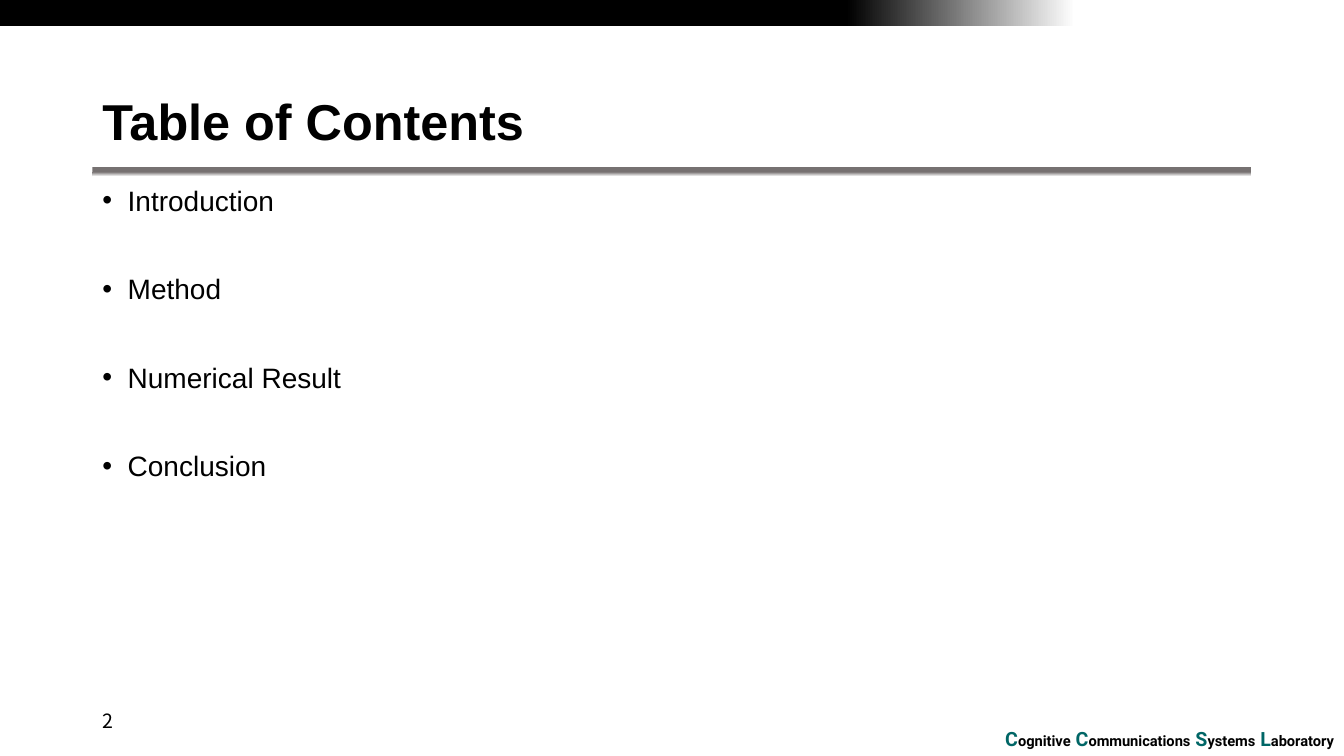
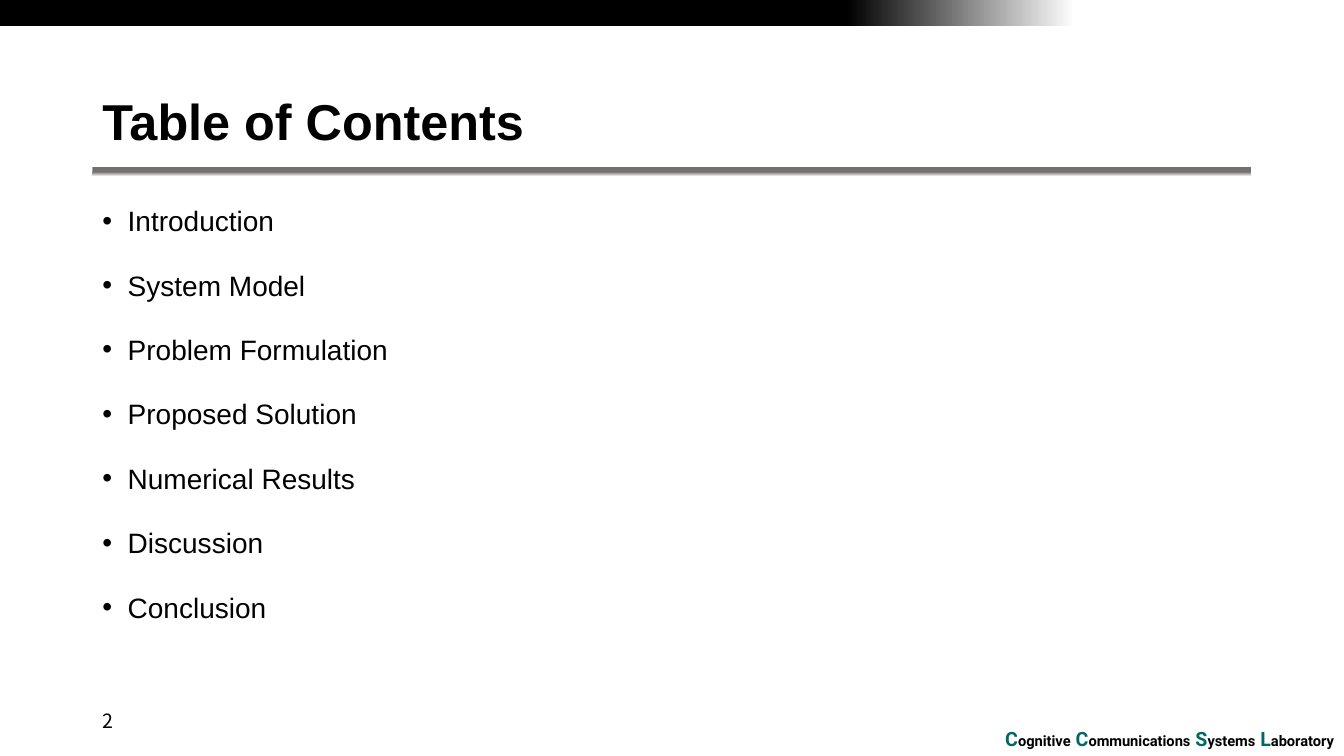
Before and after one commit to RefatHanbat/Presentation-of-SDM, a slide deck: slide 2 of winter_conference_2024.pptx. Drawn at 1344x756 pixels with LibreOffice and Linux fonts; fonts in the diff are those of the drawing; background and template pictures are left out. Boxes give left, top, right and bottom in pixels: in the first picture for what was removed or moved away, otherwise in the second. Text is boxed around its words. In the diff, an @@ line names an element or a change of style, - is before the commit and + after.

```diff
--- a/winter_conference_2024.pptx
+++ b/winter_conference_2024.pptx
@@ text at (128, 210, 274, 619): line spacing 0.9 to 1.5 @@
@@ text at (128, 275, 388, 554): text changed @@
-• Method
-• Numerical Result
+• System Model
+• Problem Formulation
+• Proposed Solution
+• Numerical Results
+• Discussion
```
Also in this commit, not shown: 3 other slides changed, 22 slides added, 12 slides removed.
